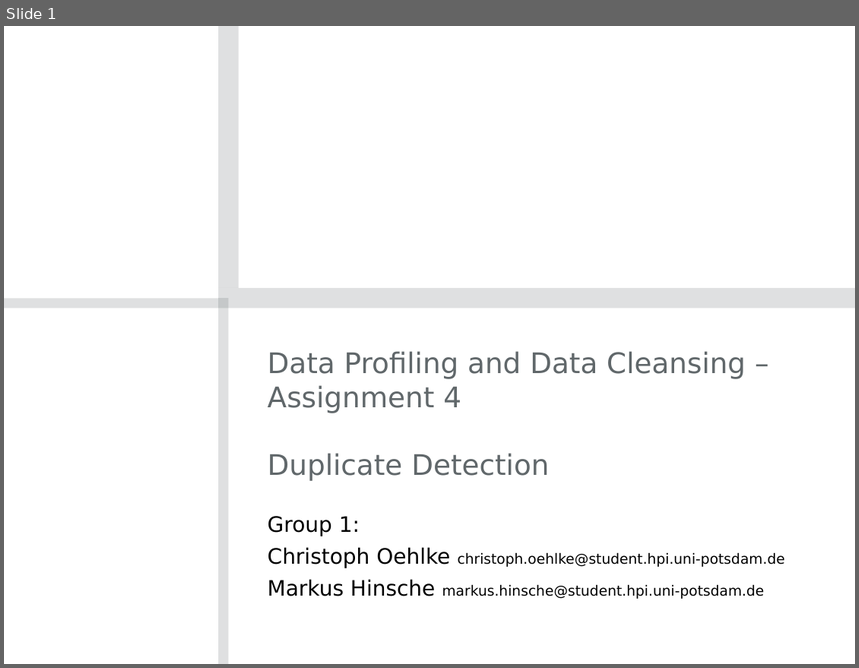
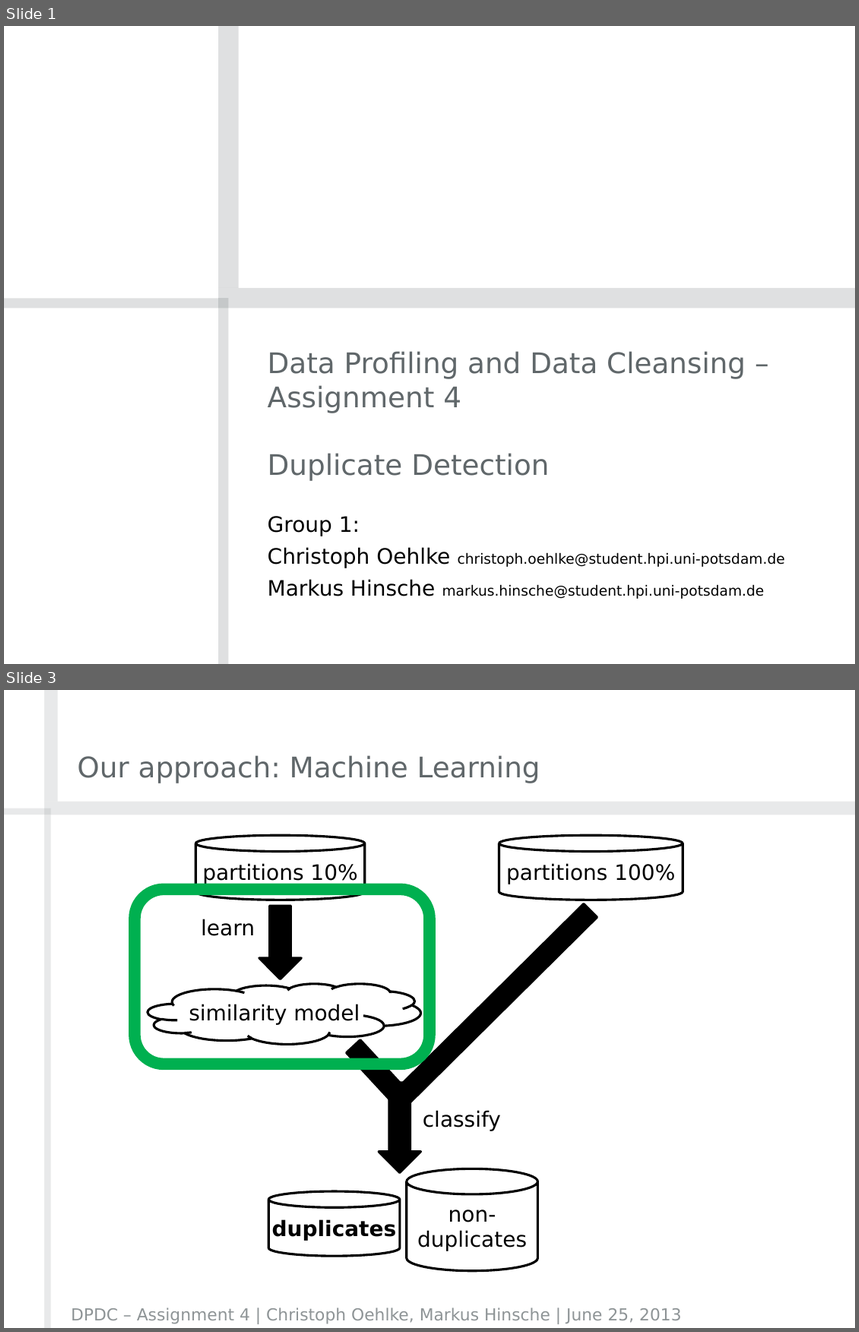
Before and after one commit to crizzy/dpdc-exercises, a slide deck: exercise4/DPDCAssignment4Group01.pptx. Shown one above the other, each under a label of ours: slide 1 before the commit, slides 1 and 3 after it; the slides between them are not shown. The pictures are 859x668 and 859x1332 pixels, drawn with LibreOffice and Linux fonts; fonts in the diff are those of the drawing; background and template pictures are left out. Boxes give left, top, right and bottom in pixels: in the first picture for what was removed or moved away, otherwise in the second. Text is boxed around its words. In the diff, an @@ line names an element or a change of style, - is before the commit and + after.

```diff
--- a/exercise4/DPDCAssignment4Group01.pptx
+++ b/exercise4/DPDCAssignment4Group01.pptx
@@ slide 3 added at (4,690,855,1328), background #FFFFFF @@
@@ title added at (77,755,541,783), 24 pt, text #60676A @@
+Our approach: Machine Learning
@@ group added at (4,690,855,1328): 4 rectangles @@
@@ cylinder added at (196,836,365,901), fill #FFFFFF, outline #000000 2 pt, 18 pt, text #000000 @@
+partitions 10%
@@ cylinder added at (500,836,683,901), fill #FFFFFF, outline #000000 2 pt, 18 pt, text #000000 @@
+partitions 100%
@@ rounded rectangle added at (135,889,430,1064), outline #00B050 10 pt @@
@@ down arrow added at (259,906,301,980), fill #000000, outline #000000 2 pt @@
@@ rectangle added at (392,904,598,1107), fill #000000, outline #000000 2 pt @@
@@ text added at (201,919,255,936), 18 pt, text #000000 @@
+learn
@@ cloud added at (148,983,421,1044), outline #000000 2 pt, 18 pt, text #000000 @@
+similarity model
@@ rectangle added at (347,1040,413,1110), fill #000000, outline #000000 2 pt @@
@@ down arrow added at (379,1083,420,1173), fill #000000, outline #000000 2 pt @@
@@ text added at (423,1110,501,1132), 18 pt, text #000000 @@
+classify
@@ cylinder added at (407,1170,538,1271), outline #000000 2 pt, 18 pt, text #000000 @@
+non-
+duplicates
@@ cylinder added at (268,1192,400,1256), fill #FFFFFF, outline #000000 2 pt, 18 pt, text #000000, bold @@
+duplicates
@@ text added at (71,1308,682,1325), 14 pt, text #8E9496 @@
+DPDC – Assignment 4 | Christoph Oehlke, Markus Hinsche | June 25, 2013
```
Also in this commit, not shown: 2 slides changed, 5 other slides added, 3 slides removed.
